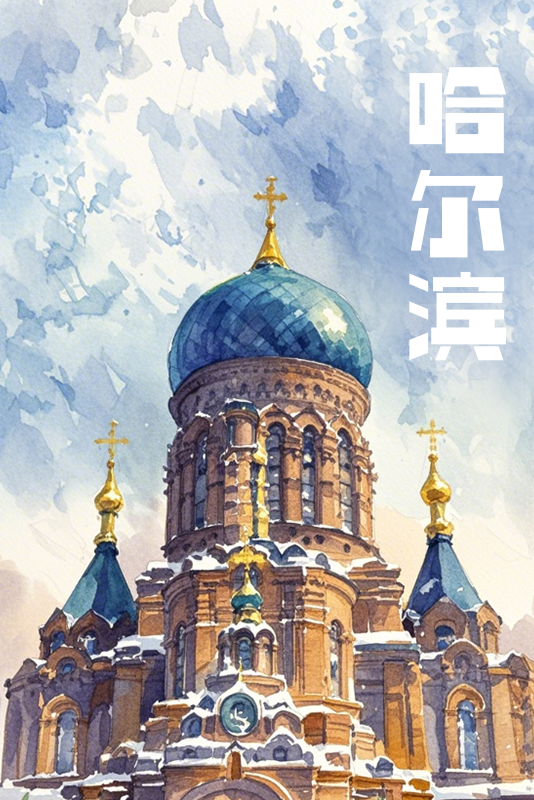
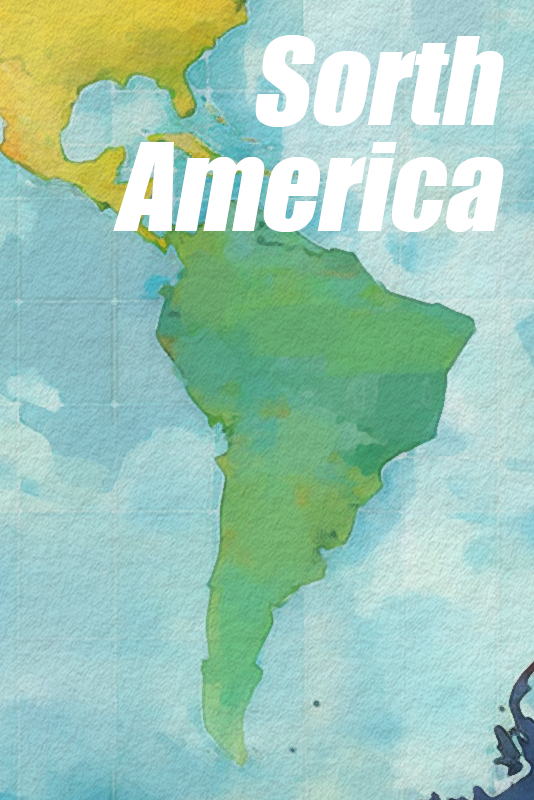
Layered file, before and after one edit (534x800). Changes by layer:
added layer "Sorth America" above "nanmeizhou" over [113, 35, 504, 232]
renamed "哈尔滨" to "nanmeizhou", painted on it over [0, 0, 534, 800]
